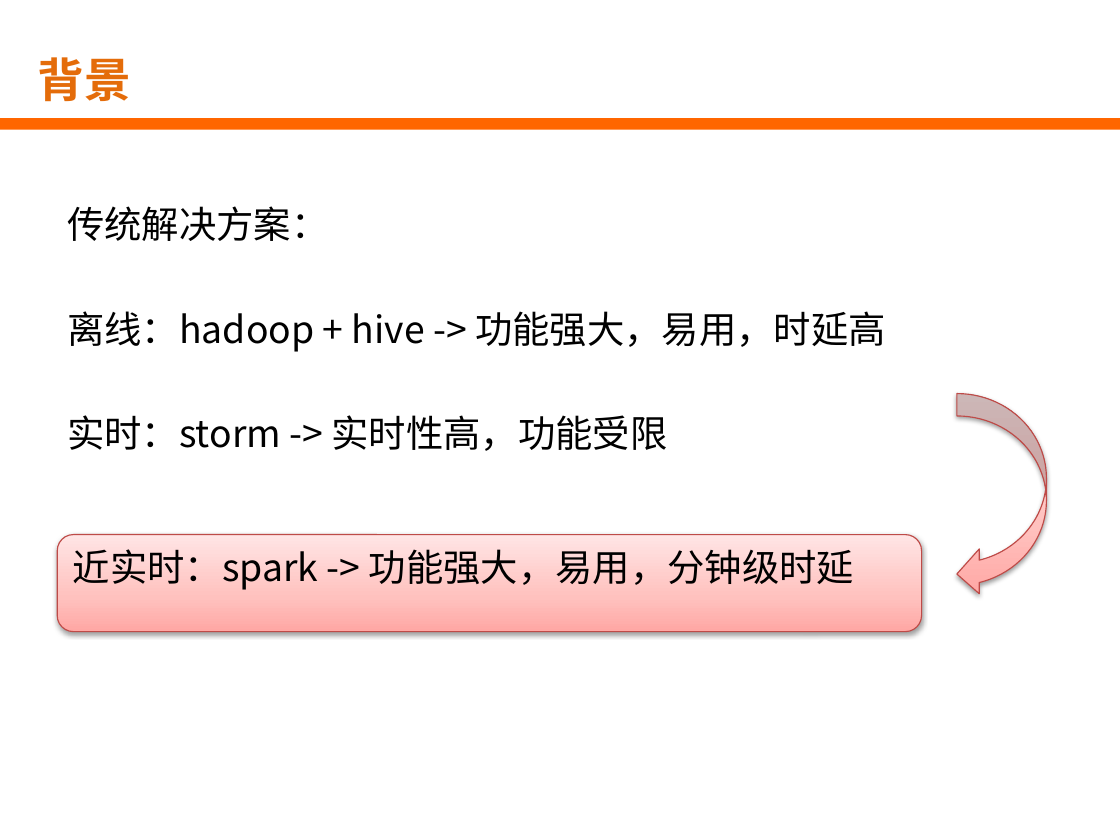
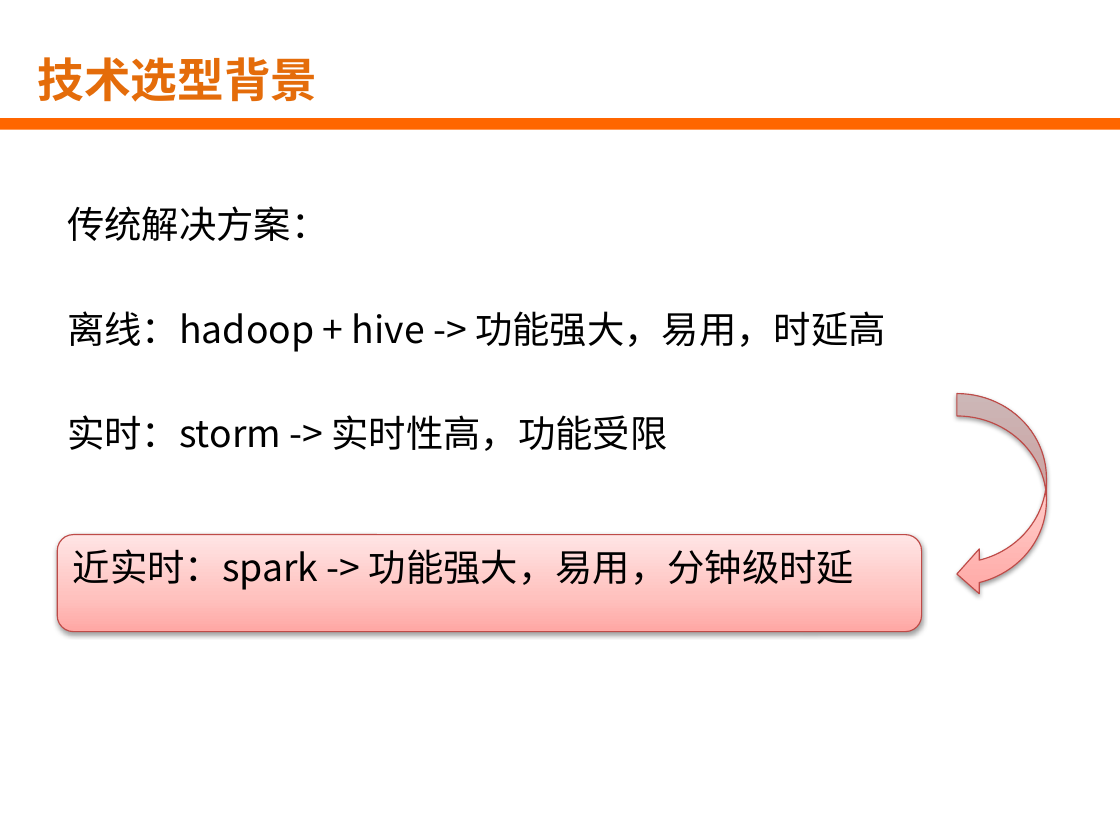
Before and after one commit to HNJame/meteor, a slide deck: slide 4 of doc/ppt/流星实时开发平台介绍.pptx (slide 3 before the commit). Drawn at 1120x840 pixels with LibreOffice and Linux fonts; fonts in the diff are those of the drawing; background and template pictures are left out. Boxes give left, top, right and bottom in pixels: in the first picture for what was removed or moved away, otherwise in the second. Text is boxed around its words. In the diff, an @@ line names an element or a change of style, - is before the commit and + after.

```diff
--- a/doc/ppt/流星实时开发平台介绍.pptx
+++ b/doc/ppt/流星实时开发平台介绍.pptx
@@ title at (x1=37, y1=57, x2=317, y2=102): text changed @@
-背景
+技术选型背景
```
Also in this commit, not shown: 3 other slides changed, 11 slides added, 1 slide removed, 1 other file.
